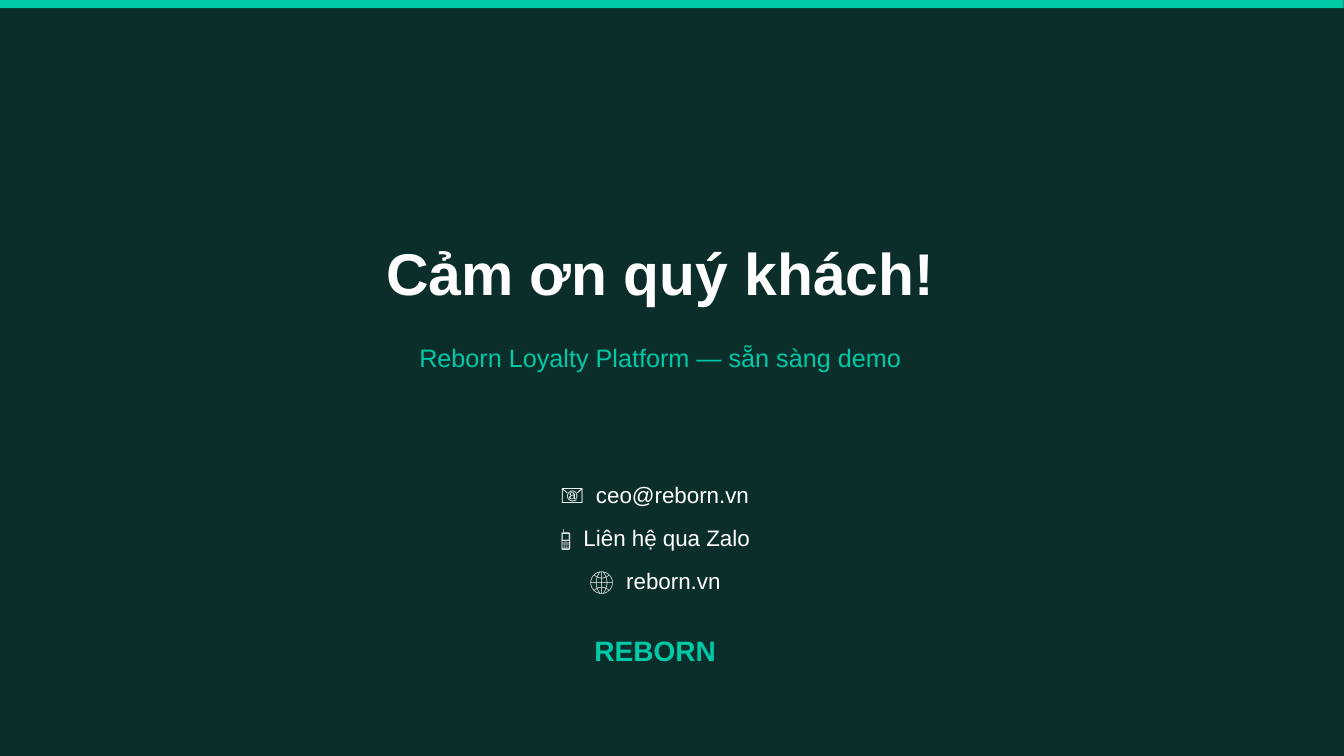
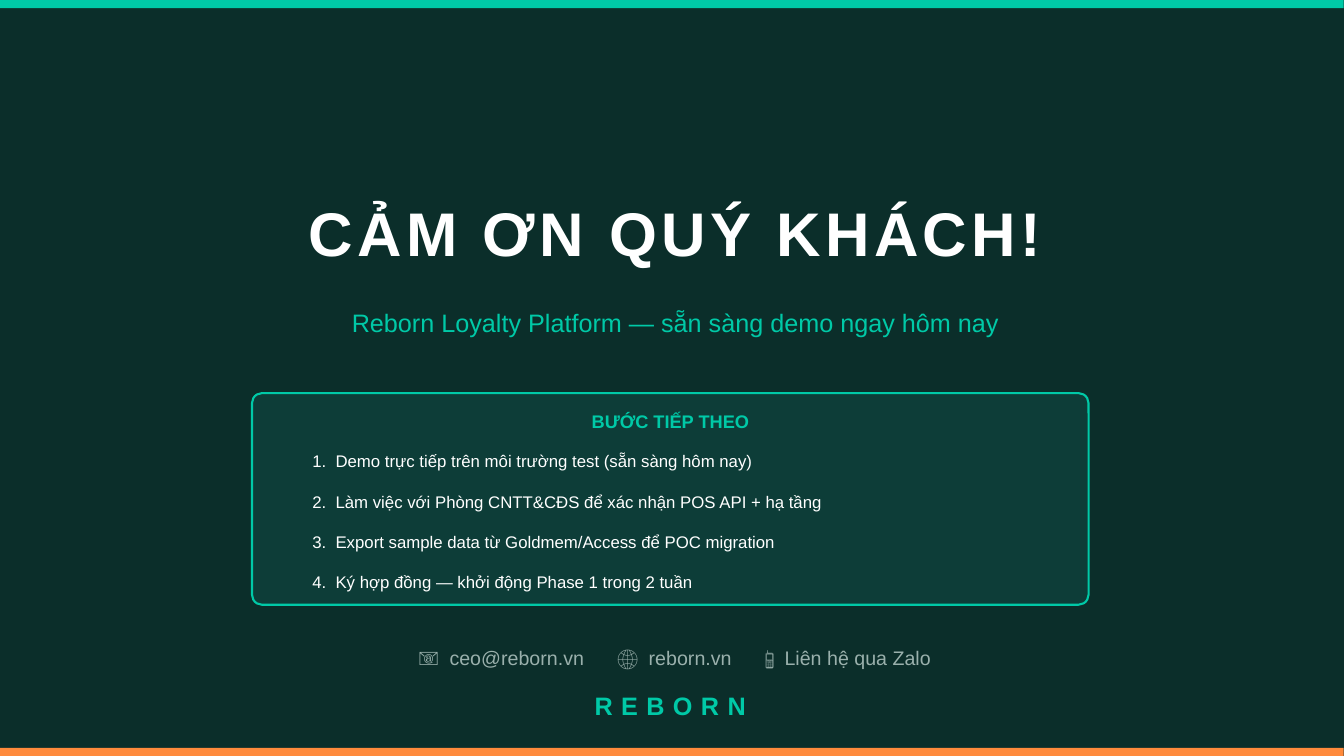
Before and after one commit to ducdung872001/cloud-crm, a slide deck: slide 16 of docs/proposal/Reborn-Loyalty-Proposal.pptx (slide 11 before the commit). Drawn at 1344x756 pixels with LibreOffice and Linux fonts; fonts in the diff are those of the drawing. Boxes give left, top, right and bottom in pixels: in the first picture for what was removed or moved away, otherwise in the second. Text is boxed around its words. In the diff, an @@ line names an element or a change of style, - is before the commit and + after.

```diff
--- a/docs/proposal/Reborn-Loyalty-Proposal.pptx
+++ b/docs/proposal/Reborn-Loyalty-Proposal.pptx
@@ text at (309,207,1041,268): text changed; size 42 to 44 pt @@
-Cảm ơn quý khách!
+CẢM ƠN QUÝ KHÁCH!
@@ text at (352,312,999,337): text changed @@
-Reborn Loyalty Platform — sẵn sàng demo
+Reborn Loyalty Platform — sẵn sàng demo ngay hôm nay
@@ rounded rectangle added at (252,393,1089,605), fill #0D3D38, outline #00C9A7 1.5 pt @@
@@ text added at (592,414,749,428), 13 pt, text #00C9A7, bold @@
+BƯỚC TIẾP THEO
@@ text added at (312,454,752,471), 12 pt, text #FFFFFF @@
+1. Demo trực tiếp trên môi trường test (sẵn sàng hôm nay)
@@ text added at (312,494,822,512), 12 pt, text #FFFFFF @@
+2. Làm việc với Phòng CNTT&CĐS để xác nhận POS API + hạ tầng
@@ text added at (312,534,775,552), 12 pt, text #FFFFFF @@
+3. Export sample data từ Goldmem/Access để POC migration
@@ text added at (312,575,693,592), 12 pt, text #FFFFFF @@
+4. Ký hợp đồng — khởi động Phase 1 trong 2 tuần
@@ text at (450,651,931,669): text changed; size 16 to 14 pt; text colour #FFFFFF to #9AB0AC @@
-📧 ceo@reborn.vn
-📱 Liên hệ qua Zalo
-🌐 reborn.vn
+📧 ceo@reborn.vn 🌐 reborn.vn 📱 Liên hệ qua Zalo
@@ text "REBORN": place and size @@
-text "REBORN" at (594,641,715,662)
+text "REBORN" at (595,697,746,715)
@@ text "REBORN" at (595,697,746,715): size 20 to 18 pt, letter spacing 0 to 6 pt @@
@@ rectangle added at (0,748,1344,756), fill #FF8A3C @@
```
Also in this commit, not shown: 1 other slide changed, 14 slides added, 9 slides removed, 4 other files.
